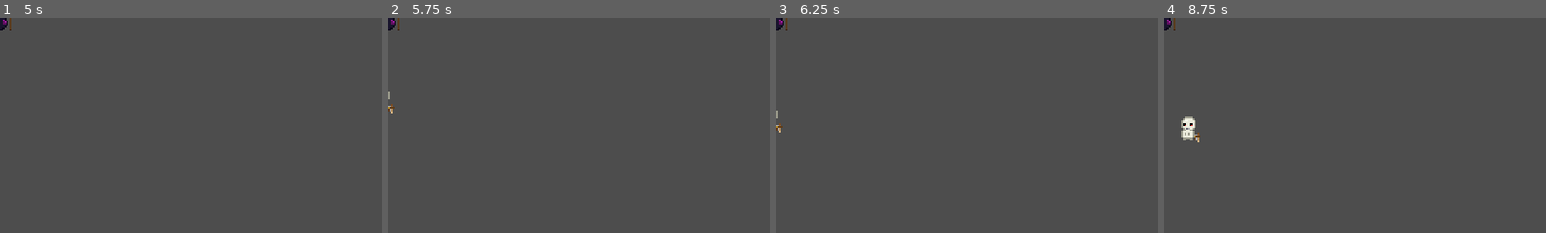
Above: before the commit, frames 1-4 (left to right).
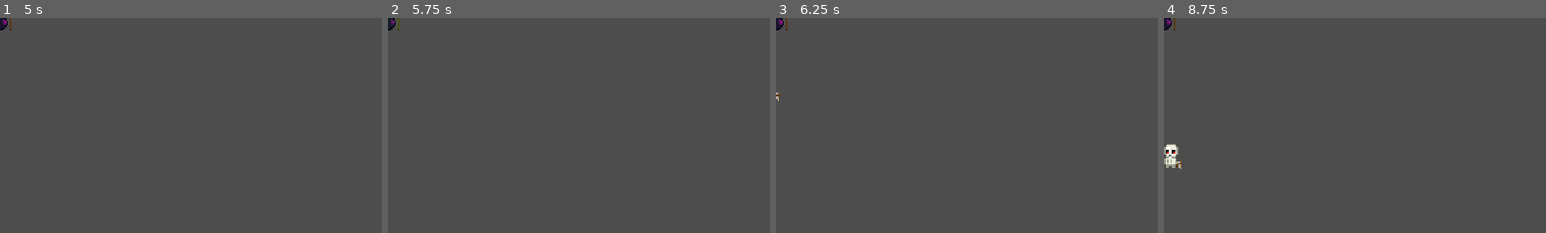
Above: after the commit, the same moments.

Repository: slartus/roguelike-game
Game: Godot game, scene res://scenes/enemies/lich.tscn
Two runs of this game, one before a commit and one after it. Both use one fixed random seed, a clock stepped at 60 frames per second and the inputs below. This scene is started directly instead of the project's main scene.
Inputs (mouse positions are % of the whole screen's width and height, from its top left):
- Up to frame 1 (5 s): tap Enter (ui_accept) at 0.5, 0.77, 1.25, 2, 2.75, 3.5, 3.77, 4.25 s; move the mouse to (72, 45) at 0.52 s; press the mouse at (72, 45) at 0.53 s; hold D (move_right) 0.53-1.25 s; release the mouse at (72, 45) at 1.25 s; drag from (30, 55) to (45, 70) at 1.27 s; move the mouse to (60, 28) at 2.02 s; hold D (move_right) 2.03-2.75 s; tap Alt at 2.1 s; drag from (45, 70) to (20, 35) at 2.77 s; move the mouse to (80, 65) at 3.52 s; press the mouse at (80, 65) at 3.53 s; hold A (move_left) 3.53-4.25 s; release the mouse at (80, 65) at 4.25 s; drag from (20, 35) to (35, 25) at 4.27 s
- Up to frame 2 (5.75 s): move the mouse to (55, 50) at 5.02 s; hold S (move_down) from 5.03 s (still down); tap Alt at 5.1 s; click (55, 50) at 5.17 s
- Up to frame 3 (6.25 s): release S (move_down) at 5.75 s; drag from (35, 25) to (30, 55) at 5.77 s
- Up to frame 4 (8.75 s): move the mouse to (72, 45) at 6.52 s; press the mouse at (72, 45) at 6.53 s; hold W (move_up) 6.53-7.25 s; tap Enter (ui_accept) at 6.77 s; release the mouse at (72, 45) at 7.25 s; drag from (30, 55) to (45, 70) at 7.27 s; move the mouse to (60, 28) at 8.02 s; hold S (move_down) from 8.03 s (still down); tap Alt at 8.1 s
The pictures show only the part of the screen within x 0-50%, y 0-50%; the shares and areas given below are measured in that part.

Frame 1 is identical in both runs. In frame 2, 0.1% of the frame differs, in the area x 0-3%, y 0-45%; in frame 3, 0.1%; in frame 4, 0.8%, in the area x 0-10%, y 45-71%.

Commit message:
feat(enemies): lich summon has cast animation and halts shooting
Раньше скелет-миньон появлялся мгновенно как только у лича истекал
5-секундный кулдаун — без предупреждения, буквально «поп-ап». И
даже пока миньон материализовался, лич продолжал стрелять
magic-bolt'ами, что делало 5-секундный ритм трудно читаемым.

Теперь между истечением кулдауна и появлением скелета — фаза
каста (SUMMON_CAST_DURATION = 0.8 s):
- _maybe_start_summon включает _summon_cast_timer;
- _physics_process при активном каст-таймере ПОЛНОСТЬЮ пропускает
  super._physics_process — там живут kite-логика и _shoot, лич
  становится неподвижной целью;
- _tick_cast + _apply_cast_visual пульсирует Visual.modulate между
  базовым и ярко-зелёным CAST_TINT_COLOR (0.7, 1.6, 0.85) —
  синусоидальная пульсация поверх линейного прогресса каста;
- _finish_cast возвращает базовый modulate и вызывает _summon_skeleton.

Гейм-эффект: 0.8s окно среагировать: добить лича, отойти,
использовать зелье. Визуально понятно ЧТО происходит и почему
лич временно безопаснее.

Тесты переработаны под split API: _maybe_start_summon только
СТАРТУЕТ каст, _tick_cast(> SUMMON_CAST_DURATION) прогоняет каст
до конца через _finish_cast. Плюс два новых теста: modulate
уходит в зелёный во время каста; после reset возвращается к базе.

Co-Authored-By: Claude Opus 4.7 (1M context) <noreply@anthropic.com>

Diff:
--- a/scenes/enemies/lich.gd
+++ b/scenes/enemies/lich.gd
@@ -18,15 +18,43 @@
 const SUMMON_OFFSET_MAX: float = 40.0
 const SPAWN_ATTEMPTS: int = 12
 const FLOOR_TILE_SIZE: int = 20
+# Каст-фаза перед появлением скелета: лич подсвечивается зелёным
+# и не стреляет. Даёт игроку окно среагировать (или добить лича
+# пока тот занят колдовством), а не «внезапный поп-ап» скелета.
+const SUMMON_CAST_DURATION: float = 0.8
+const CAST_PULSE_FREQUENCY: float = PI * 8.0
+const CAST_TINT_COLOR: Color = Color(0.7, 1.6, 0.85, 1.0)
 
 var _summoned_minion: Node = null
 var _summon_cooldown_timer: float = SUMMON_COOLDOWN
+var _summon_cast_timer: float = 0.0
+var _visual_base_modulate: Color = Color.WHITE
+
+func _ready() -> void:
+	super._ready()
+	var visual: Sprite2D = get_node_or_null("Visual") as Sprite2D
+	if visual != null:
+		_visual_base_modulate = visual.modulate
 
 func _physics_process(delta: float) -> void:
+	# Каст в приоритете: пока идёт, лич не двигается и не стреляет —
+	# `super._physics_process` полностью пропускается. Это же
+	# отключает kite-логику и `_shoot`.
+	if _summon_cast_timer > 0.0:
+		_tick_cast(delta)
+		velocity = Vector2.ZERO
+		move_and_slide()
+		return
+	_maybe_start_summon(delta)
+	# Каст мог только что начаться (`_summon_cast_timer > 0` теперь) —
+	# в этом тике тоже не даём super стрелять.
+	if _summon_cast_timer > 0.0:
+		velocity = Vector2.ZERO
+		move_and_slide()
+		return
 	super._physics_process(delta)
-	_update_summon(delta)
 
-func _update_summon(delta: float) -> void:
+func _maybe_start_summon(delta: float) -> void:
 	# WeakRef не используем — Node ссылки достаточно, а
 	# is_instance_valid ловит freed / queue_freed случай.
 	if _summoned_minion != null and not is_instance_valid(_summoned_minion):
@@ -36,9 +64,41 @@
 	_summon_cooldown_timer -= delta
 	if _summon_cooldown_timer > 0.0:
 		return
-	# Если не нашли валидную клетку для спавна — не сбрасываем
-	# кулдаун (он уже < 0), следующий тик снова попробует.
+	# Кулдаун истёк — запускаем каст. Скелет появится через
+	# SUMMON_CAST_DURATION секунд (см. _tick_cast → _finish_cast).
+	_summon_cast_timer = SUMMON_CAST_DURATION
+
+func _tick_cast(delta: float) -> void:
+	_summon_cast_timer -= delta
+	_apply_cast_visual()
+	if _summon_cast_timer <= 0.0:
+		_finish_cast()
+
+func _finish_cast() -> void:
+	_summon_cast_timer = 0.0
+	_reset_cast_visual()
+	# Если спавн не удался (все ближайшие клетки — стены), кулдаун
+	# остался ≤ 0, следующий тик _maybe_start_summon снова запустит
+	# каст. Игрок видит непрерывное колдовство лича, пока тот не
+	# найдёт свободное место.
 	_summon_skeleton()
+
+func _apply_cast_visual() -> void:
+	var visual := get_node_or_null("Visual") as Sprite2D
+	if visual == null:
+		return
+	# Прогресс каста 0..1: чем ближе к финалу, тем ярче зелёный
+	# пик. Синусоидальная пульсация поверх линейной интерполяции
+	# делает эффект «набирает мощь».
+	var progress := 1.0 - clampf(_summon_cast_timer / SUMMON_CAST_DURATION, 0.0, 1.0)
+	var pulse := (sin(progress * CAST_PULSE_FREQUENCY) + 1.0) * 0.5
+	var mix := clampf(0.3 + progress * 0.4 + pulse * 0.3, 0.0, 1.0)
+	visual.modulate = _visual_base_modulate.lerp(CAST_TINT_COLOR, mix)
+
+func _reset_cast_visual() -> void:
+	var visual := get_node_or_null("Visual") as Sprite2D
+	if visual != null:
+		visual.modulate = _visual_base_modulate
 
 func _summon_skeleton() -> bool:
 	# Родитель лича — обычно Main._enemies_root; сиблинг-скелет
--- a/test/unit/test_lich_summon.gd
+++ b/test/unit/test_lich_summon.gd
@@ -40,27 +40,42 @@
 	assert_almost_eq(lich._summon_cooldown_timer, lich.SUMMON_COOLDOWN, 0.001,
 		"кулдаун стартует полным")
 
-func test_summon_after_cooldown_expires() -> void:
+func test_summon_after_cooldown_starts_cast_not_immediate_spawn() -> void:
+	# С добавлением каст-фазы _maybe_start_summon только СТАРТУЕТ каст,
+	# сам скелет появляется только после _finish_cast (после
+	# SUMMON_CAST_DURATION секунд tick_cast).
 	var lich = _spawn_lich()
 	lich._summon_cooldown_timer = 0.01
-	lich._update_summon(0.05)
+	lich._maybe_start_summon(0.05)
+	assert_null(lich._summoned_minion,
+		"после истечения кулдауна каст только СТАРТОВАЛ, скелета пока нет")
+	assert_almost_eq(lich._summon_cast_timer, lich.SUMMON_CAST_DURATION, 0.001,
+		"каст-таймер должен встать в полное значение")
+
+func test_finish_cast_actually_spawns_skeleton() -> void:
+	var lich = _spawn_lich()
+	lich._summon_cooldown_timer = 0.01
+	lich._maybe_start_summon(0.05)
+	# Прокручиваем каст до конца через один _tick_cast с большим delta.
+	lich._tick_cast(lich.SUMMON_CAST_DURATION + 0.1)
 	assert_not_null(lich._summoned_minion,
-		"по истечении кулдауна лич призывает скелета")
+		"после завершения каста скелет должен появиться")
 	assert_almost_eq(lich._summon_cooldown_timer, lich.SUMMON_COOLDOWN, 0.001,
-		"кулдаун сбрасывается на новую константу после призыва")
+		"кулдаун сбрасывается на новую константу после успешного призыва")
 
 func test_does_not_summon_while_minion_alive() -> void:
 	var lich = _spawn_lich()
 	# Форсируем «есть живой миньон» и обнуляем кулдаун — второй призыв
-	# не должен случиться.
+	# не должен случиться, каст не должен стартовать.
 	var minion = Node2D.new()
 	add_child_autofree(minion)
 	lich._summoned_minion = minion
 	lich._summon_cooldown_timer = 0.0
-	lich._update_summon(0.05)
-	# Ссылка не поменялась — второй скелет не заспавнен.
+	lich._maybe_start_summon(0.05)
 	assert_eq(lich._summoned_minion, minion,
 		"при живом миньоне лич не призывает ещё одного")
+	assert_eq(lich._summon_cast_timer, 0.0,
+		"и не стартует каст")
 
 func test_new_summon_after_minion_dies_plus_cooldown() -> void:
 	var lich = _spawn_lich()
@@ -71,8 +86,8 @@
 	await get_tree().process_frame  # даём queue_free сработать
 	# Теперь _summoned_minion — freed reference; is_instance_valid = false.
 	lich._summon_cooldown_timer = 0.0
-	lich._update_summon(0.05)
-	# Ссылка обновилась на новую живую ноду.
+	lich._maybe_start_summon(0.05)
+	lich._tick_cast(lich.SUMMON_CAST_DURATION + 0.1)
 	assert_not_null(lich._summoned_minion)
 	assert_ne(lich._summoned_minion, minion,
 		"после смерти миньона призывается НОВЫЙ, не тот же самый")
@@ -86,7 +101,8 @@
 	add_child_autofree(fake_floor)
 	var lich = _spawn_lich()
 	lich._summon_cooldown_timer = 0.0
-	lich._update_summon(0.05)
+	lich._maybe_start_summon(0.05)
+	lich._tick_cast(lich.SUMMON_CAST_DURATION + 0.1)
 	assert_null(lich._summoned_minion,
 		"на этаже без свободных клеток скелет НЕ должен спавниться в стену")
 	assert_lt(lich._summon_cooldown_timer, 0.0,
@@ -99,14 +115,16 @@
 	add_child_autofree(fake_floor)
 	var lich = _spawn_lich()
 	lich._summon_cooldown_timer = 0.0
-	lich._update_summon(0.05)
+	lich._maybe_start_summon(0.05)
+	lich._tick_cast(lich.SUMMON_CAST_DURATION + 0.1)
 	assert_not_null(lich._summoned_minion,
 		"на пустом этаже лич должен призвать скелета")
 
 func test_summoned_skeleton_has_no_rewards() -> void:
 	var lich = _spawn_lich()
 	lich._summon_cooldown_timer = 0.0
-	lich._update_summon(0.05)
+	lich._maybe_start_summon(0.05)
+	lich._tick_cast(lich.SUMMON_CAST_DURATION + 0.1)
 	var minion = lich._summoned_minion
 	assert_eq(minion.xp_reward, 0,
 		"призванные скелеты не должны давать XP")
@@ -116,3 +134,24 @@
 		"призванные скелеты не должны ронять пикапы")
 	# Убираем миньон вручную, чтобы не оставить в дереве.
 	minion.queue_free()
+
+func test_cast_visual_tints_lich_greenish() -> void:
+	# Пока идёт каст, Visual.modulate должен уходить в зелёный.
+	var lich = _spawn_lich()
+	lich._summon_cast_timer = lich.SUMMON_CAST_DURATION * 0.5
+	lich._apply_cast_visual()
+	var visual: Sprite2D = lich.get_node("Visual")
+	# Мы миксовали в CAST_TINT_COLOR = Color(0.7, 1.6, 0.85). Проверяем
+	# что зелёный канал доминирует над красным (важно для читаемости).
+	assert_gt(visual.modulate.g, visual.modulate.r,
+		"во время каста зелёный доминирует: modulate = %s" % visual.modulate)
+
+func test_cast_visual_resets_after_finish() -> void:
+	var lich = _spawn_lich()
+	lich._summon_cast_timer = 0.5
+	lich._apply_cast_visual()
+	# forced reset — как в _finish_cast.
+	lich._reset_cast_visual()
+	var visual: Sprite2D = lich.get_node("Visual")
+	assert_eq(visual.modulate, lich._visual_base_modulate,
+		"после каста modulate возвращается к базовому")
Not shown, changed: docs/gamedesign/enemies.md
